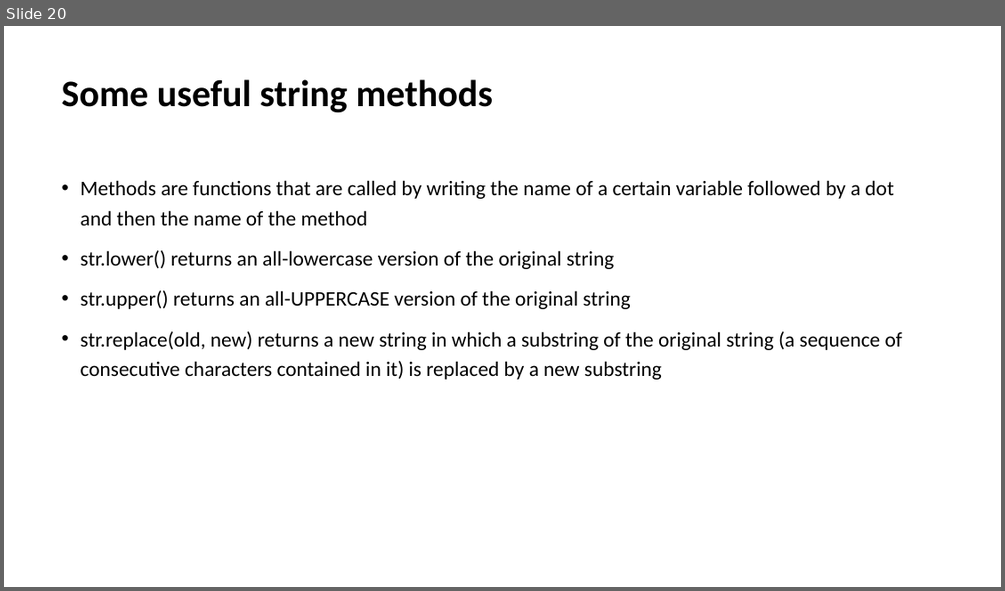
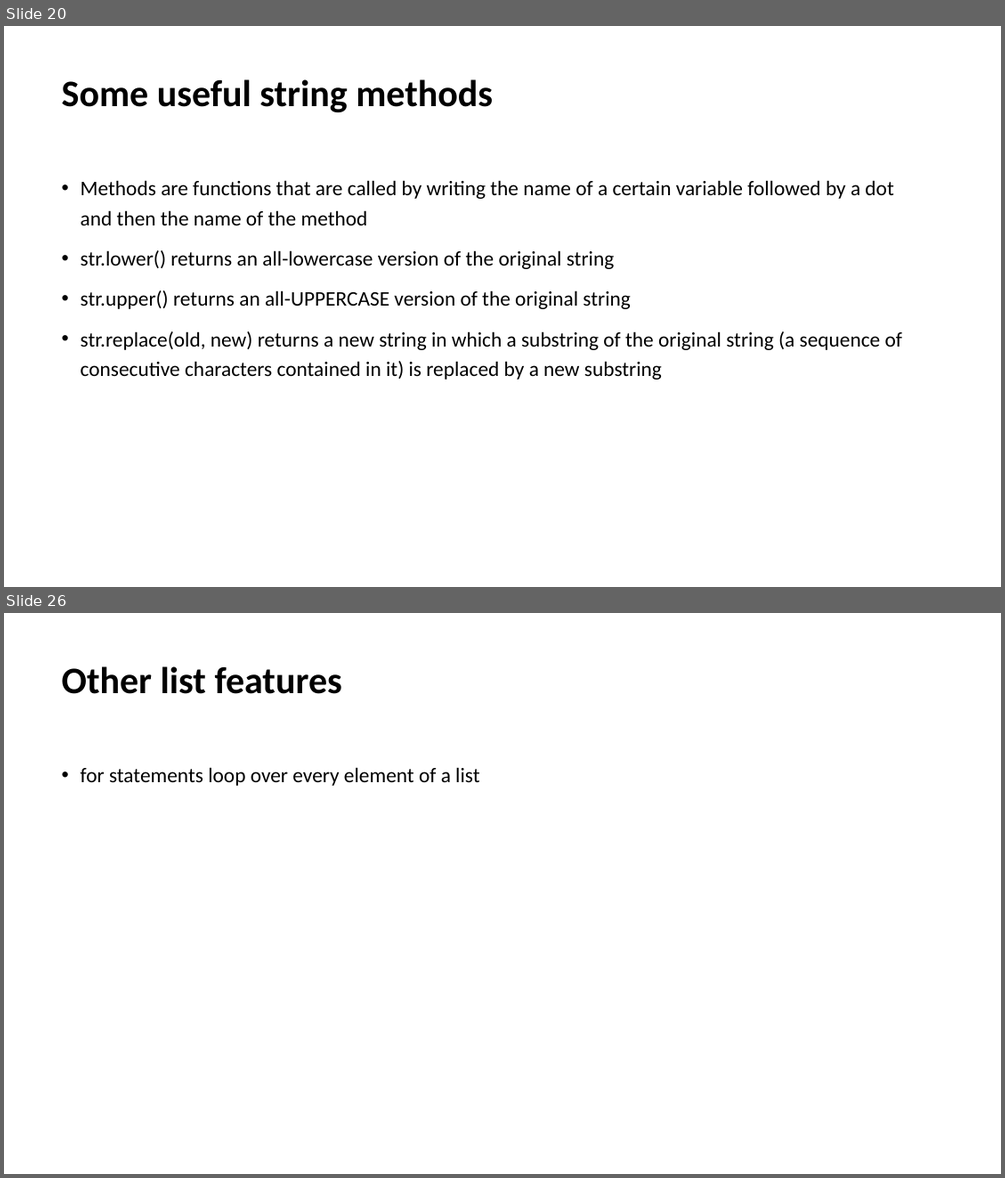
Before and after one commit to Andreher00/biomina-training, a slide deck: Introduction to Python and Data Analysis.pptx. Shown one above the other, each under a label of ours: slide 20 before the commit, slides 20 and 26 after it; the slides between them are not shown. The pictures are 1005x591 and 1005x1178 pixels, drawn with LibreOffice and Linux fonts; fonts in the diff are those of the drawing. Boxes give left, top, right and bottom in pixels: in the first picture for what was removed or moved away, otherwise in the second. Text is boxed around its words. In the diff, an @@ line names an element or a change of style, - is before the commit and + after.

Commit message:
Add list chapter

```diff
--- a/Introduction to Python and Data Analysis.pptx
+++ b/Introduction to Python and Data Analysis.pptx
@@ slide 26 added at [4,613,1001,1174], background #FFFFFF @@
@@ title added at [62,666,342,694], 36 pt, text #000000, bold @@
+Other list features
@@ text added at [81,767,479,786], 20 pt, text #000000 @@
+• for statements loop over every element of a list
```
Also in this commit, not shown: 2 slides changed, 4 other slides added.
